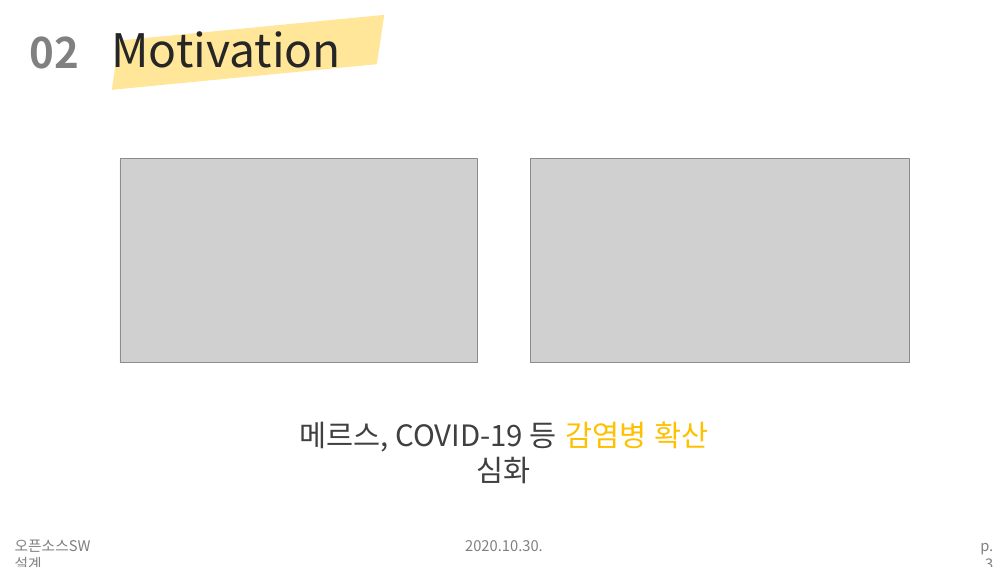
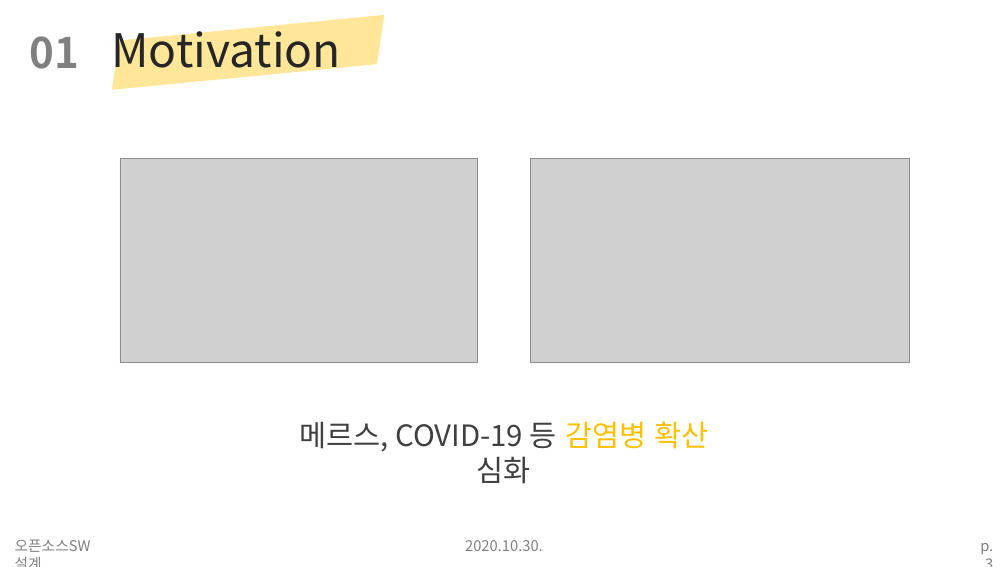
Before and after one commit to duribeon/Hand-Sanitizer, a slide deck: slide 3 of 3_Interim Project Presentation/Interim Project Presentation - 두리번두리번.pptx. Drawn at 1008x567 pixels with LibreOffice and Linux fonts; fonts in the diff are those of the drawing; grey boxes stand for pictures. Boxes give left, top, right and bottom in pixels: in the first picture for what was removed or moved away, otherwise in the second. Text is boxed around its words. In the diff, an @@ line names an element or a change of style, - is before the commit and + after.

```diff
--- a/3_Interim Project Presentation/Interim Project Presentation - 두리번두리번.pptx
+++ b/3_Interim Project Presentation/Interim Project Presentation - 두리번두리번.pptx
@@ text at (30,36,80,69): text changed @@
-02
+01
```
Also in this commit, not shown: 5 other slides changed, 3 slides added.
